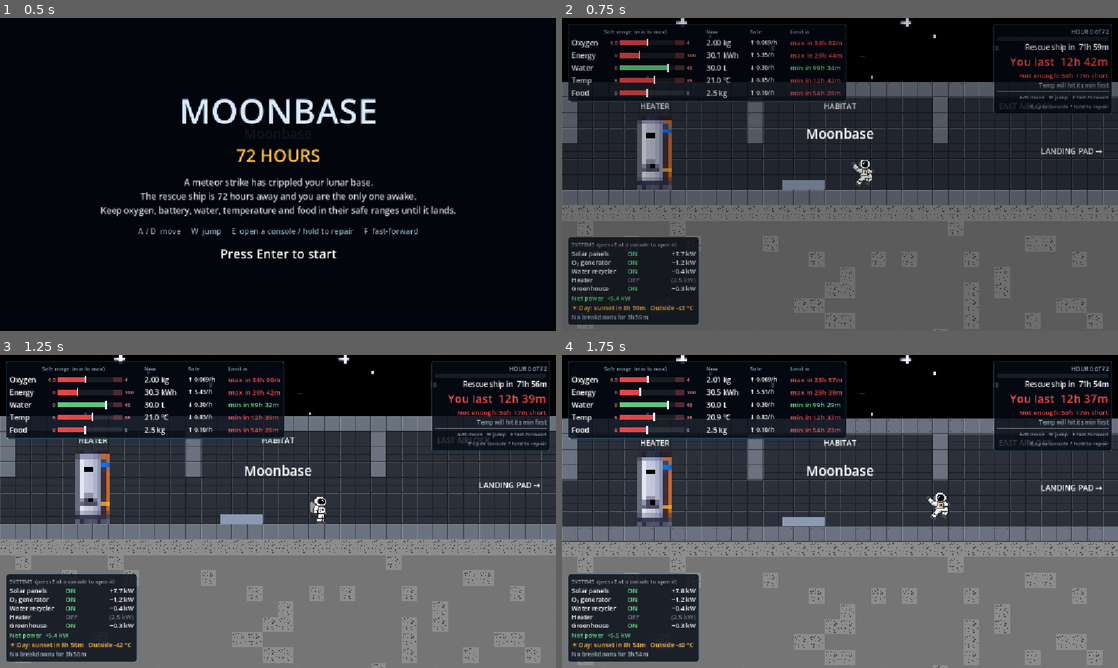
Above: before the commit, frames 1-4 (two rows, left to right).
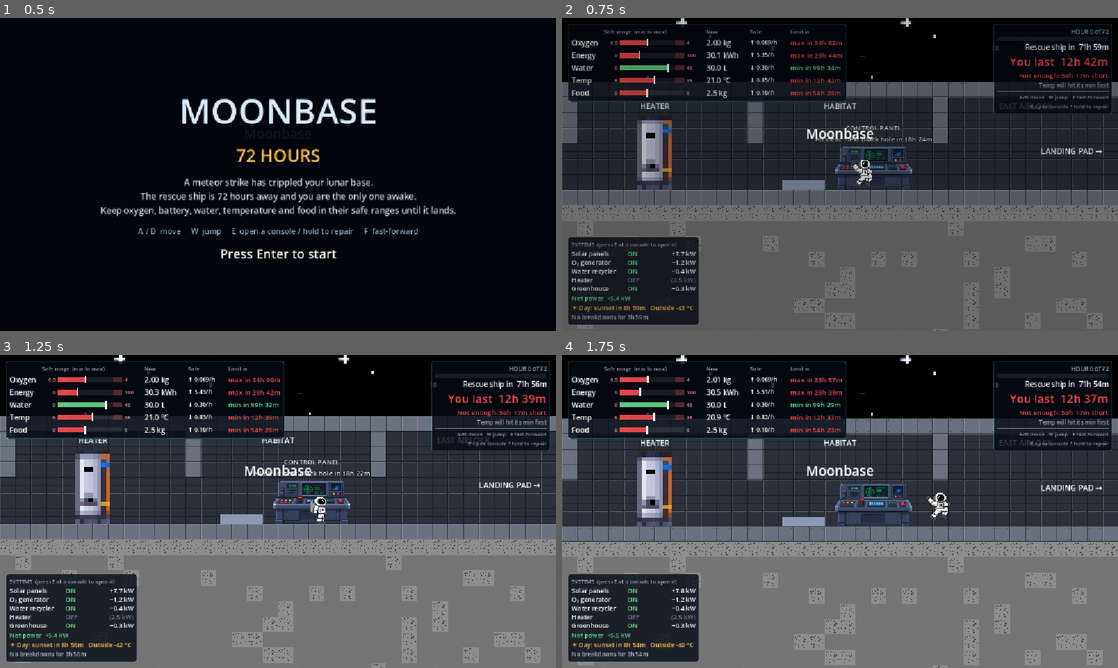
Above: after the commit, the same moments.

Repository: kushmdesai/72-Hours
Game: Godot game, scene res://scenes/main.tscn
Two runs of this game, one before a commit and one after it. Both use one fixed random seed, a clock stepped at 60 frames per second and the inputs below.
Inputs (mouse positions are in pixels of both pictures, inside the frame that each line leads up to):
- Up to frame 1 (0.5 s): no input
- Up to frame 2 (0.75 s): tap Enter (ui_accept) at 0.5 s; move the mouse to (962, 158) at 0.52 s; hold D (move_right) from 0.53 s (still down); hold E (interact) from 0.53 s (still down); click (962, 158) at 0.67 s
- Up to frame 3 (1.25 s): keep holding D (move_right); keep holding E (interact); tap W (jump) at 0.77 s
- Up to frame 4 (1.75 s): keep holding D (move_right); move the mouse to (728, 527) at 1.27 s; release E (interact) at 1.28 s; tap E (interact) at 1.35 s; click (728, 527) at 1.42 s; tap W (jump) at 1.52 s

Frame 1 is identical in both runs. In frame 2, 0.9% of the frame differs, in the area x 45-67%, y 34-55%; in frame 3, 1.2%, in the area x 45-67%, y 33-54%; in frame 4, 1.1%.

Commit message:
Add the Control Panel and black hole events that send you to the tunnels
A black hole now passes every 16-22 in-game hours. Three hours before,
the new Control Panel in the Habitat switches to its danger state, a
banner counts down and the black hole grows in the sky. While it passes
(2 h) you must be in the ice tunnels or you are pulled off the Moon, and
its tides break every machine, so they need repairing when you come back
up. The console art had a solid background, so a see-through copy
(control_panel_normal.png) is used; the danger art can be dropped in as
danger_texture metadata, and until then the panel flashes red.

Co-Authored-By: Claude Opus 5.5 (1M context) <noreply@anthropic.com>

Diff:
--- a/scenes/locations/base.tscn
+++ b/scenes/locations/base.tscn
@@ -14,6 +14,7 @@
 [ext_resource type="Texture2D" path="res://assests/background/oxygen_generator_on.png" id="12_oxygen_on"]
 [ext_resource type="Texture2D" path="res://assests/background/oxygen_generator_off.png" id="13_oxygen_off"]
 [ext_resource type="Texture2D" path="res://assests/background/oxygen_generator_broken.png" id="14_oxygen_broken"]
+[ext_resource type="Texture2D" path="res://assests/background/control_panel_normal.png" id="cp_normal"]
 
 [node name="Base" type="Node2D" unique_id=25766017]
 script = ExtResource("1_vsmf7")
@@ -169,6 +170,16 @@
 mouse_filter = 2
 color = Color(0.55, 0.6, 0.7, 1)
 
+[node name="ControlPanel" type="Node2D" parent="Rooms/Habitat" groups=["control_panels"]]
+position = Vector2(70, 0)
+metadata/normal_texture = ExtResource("cp_normal")
+
+[node name="Screen" type="Sprite2D" parent="Rooms/Habitat/ControlPanel"]
+texture_filter = 1
+position = Vector2(0, -46.5)
+scale = Vector2(1.5, 1.5)
+texture = ExtResource("cp_normal")
+
 [node name="EastAirlock" type="Node2D" parent="Rooms" unique_id=1695864458 groups=["rooms"]]
 position = Vector2(2496, 0)
 metadata/display_name = "East Airlock"
--- /dev/null
+++ b/scripts/danger_events.gd
@@ -0,0 +1,193 @@
+class_name DangerEvents
+extends Node
+## Black holes passing close to the Moon.
+##
+## Every so often a black hole sweeps past. The Control Panel in the Habitat
+## switches to its danger screen `warning_hours` before it arrives, and a
+## banner counts down. While it passes (`duration_hours`) the only safe place
+## is the ice tunnels: anyone outside is pulled off the surface and the game
+## ends. Its tides still shake the base apart, so when it has gone the
+## machines are broken and need repairing.
+##
+## Phases: "calm" -> "warning" -> "active" -> "calm" (next one scheduled).
+
+signal warning_started
+## The black hole arrived (machines break now).
+signal arrived
+signal caught
+signal passed
+
+## When the first black hole arrives, in in-game hours (picked in this range).
+@export var first_hours := Vector2(14.0, 20.0)
+## Hours between one black hole leaving and the next arriving.
+@export var gap_hours := Vector2(16.0, 22.0)
+## How long before arrival the Control Panel warns.
+@export var warning_hours: float = 3.0
+## How long the black hole takes to pass.
+@export var duration_hours: float = 2.0
+
+const TUNNELS := "res://scenes/locations/tunnels.tscn"
+const BLACK_HOLE := preload("res://Pixelated Black Hole.png")
+## What breaks when the black hole passes.
+const DAMAGE := ["dust", "generator_jam", "water_leak", "heater_fault", "blight"]
+
+var phase := "calm"
+## Hour the next (or current) black hole arrives.
+var arrive_hour := 0.0
+## The Main scene (holds `current`, the location the player is in).
+var main: Node
+
+var _rng := RandomNumberGenerator.new()
+var _layer: CanvasLayer
+var _banner: Label
+var _hole: TextureRect
+var _tint: ColorRect
+var _t := 0.0
+
+
+func _ready() -> void:
+	_rng.randomize()
+	if not main:
+		main = get_parent()
+	arrive_hour = _rng.randf_range(first_hours.x, first_hours.y)
+	_build()
+
+
+func _process(delta: float) -> void:
+	_t += delta
+	if Base.ended:
+		_layer.visible = false
+		return
+	var h := Base.hour
+	match phase:
+		"calm":
+			if h >= arrive_hour - warning_hours:
+				phase = "warning"
+				warning_started.emit()
+		"warning":
+			if h >= arrive_hour:
+				phase = "active"
+				arrived.emit()
+				for f: String in DAMAGE:
+					if Base.FAILURE_SITES.has(f):
+						Base.trigger_failure(f)
+		"active":
+			if not sheltered():
+				phase = "calm"
+				caught.emit()
+				return
+			if h >= arrive_hour + duration_hours:
+				phase = "calm"
+				arrive_hour = h + _rng.randf_range(gap_hours.x, gap_hours.y)
+				passed.emit()
+	_update_visuals()
+
+
+## True while the player is down in the ice tunnels.
+func sheltered() -> bool:
+	return main.current != null and main.current.scene_file_path == TUNNELS
+
+
+func in_danger() -> bool:
+	return phase != "calm"
+
+
+func hours_until_arrival() -> float:
+	return maxf(arrive_hour - Base.hour, 0.0)
+
+
+func hours_until_gone() -> float:
+	return maxf(arrive_hour + duration_hours - Base.hour, 0.0)
+
+
+## Text for the Control Panel prompt.
+func status_text() -> String:
+	match phase:
+		"warning":
+			return "DANGER: black hole in %s, shelter in the ice tunnels" % _fmt(hours_until_arrival())
+		"active":
+			return "DANGER: black hole passing, %s left" % _fmt(hours_until_gone())
+	return "All clear: next black hole in %s" % _fmt(hours_until_arrival())
+
+
+func _update_visuals() -> void:
+	# Control panels: swap to the danger art, or flash red if there is none.
+	for panel: Node2D in get_tree().get_nodes_in_group("control_panels"):
+		var sprite := panel.get_node_or_null("Screen") as Sprite2D
+		if not sprite:
+			continue
+		var danger_tex := panel.get_meta("danger_texture") as Texture2D if panel.has_meta("danger_texture") else null
+		var normal_tex := panel.get_meta("normal_texture") as Texture2D if panel.has_meta("normal_texture") else null
+		if in_danger() and danger_tex:
+			sprite.texture = danger_tex
+			sprite.modulate = Color.WHITE
+		else:
+			if normal_tex:
+				sprite.texture = normal_tex
+			var flash := in_danger() and fmod(_t, 0.8) < 0.4
+			sprite.modulate = Color(1.0, 0.45, 0.4) if flash else Color.WHITE
+
+	var flash_on := fmod(_t, 1.0) < 0.6
+	match phase:
+		"calm":
+			_banner.visible = false
+			_hole.visible = false
+			_tint.visible = false
+		"warning":
+			_banner.visible = true
+			_banner.text = "⚠ BLACK HOLE in %s: get to the ice tunnels (hatch on the Landing Pad)" % _fmt(hours_until_arrival())
+			if sheltered():
+				_banner.text = "⚠ BLACK HOLE in %s: you are safe down here, wait it out" % _fmt(hours_until_arrival())
+			_banner.modulate.a = 1.0 if flash_on else 0.7
+			# It grows in the sky as it gets closer (hidden underground).
+			var k := 1.0 - hours_until_arrival() / warning_hours
+			_hole.visible = not sheltered()
+			_hole.scale = Vector2.ONE * lerpf(0.5, 1.6, k)
+			_hole.rotation = _t * 0.3
+			_tint.visible = false
+		"active":
+			_banner.visible = true
+			_banner.text = "BLACK HOLE PASSING OVERHEAD: stay in the tunnels, %s left" % _fmt(hours_until_gone())
+			_banner.modulate.a = 1.0
+			_hole.visible = false
+			_tint.visible = true
+			_tint.color = Color(0.25, 0.0, 0.3, 0.12 + 0.05 * sin(_t * 3.0))
+
+
+func _build() -> void:
+	_layer = CanvasLayer.new()
+	_layer.layer = 8
+	add_child(_layer)
+
+	_tint = ColorRect.new()
+	_tint.set_anchors_preset(Control.PRESET_FULL_RECT)
+	_tint.mouse_filter = Control.MOUSE_FILTER_IGNORE
+	_tint.visible = false
+	_layer.add_child(_tint)
+
+	_hole = TextureRect.new()
+	_hole.texture = BLACK_HOLE
+	_hole.texture_filter = CanvasItem.TEXTURE_FILTER_NEAREST
+	_hole.size = Vector2(100, 100)
+	_hole.pivot_offset = Vector2(50, 50)
+	_hole.position = Vector2(692, 35)
+	_hole.mouse_filter = Control.MOUSE_FILTER_IGNORE
+	_hole.visible = false
+	_layer.add_child(_hole)
+
+	_banner = Label.new()
+	_banner.anchor_left = 0.0
+	_banner.anchor_right = 1.0
+	_banner.offset_top = 178.0
+	_banner.horizontal_alignment = HORIZONTAL_ALIGNMENT_CENTER
+	_banner.add_theme_font_size_override("font_size", 20)
+	_banner.add_theme_color_override("font_color", Color(1.0, 0.55, 0.3))
+	_banner.add_theme_color_override("font_outline_color", Color.BLACK)
+	_banner.add_theme_constant_override("outline_size", 6)
+	_banner.mouse_filter = Control.MOUSE_FILTER_IGNORE
+	_banner.visible = false
+	_layer.add_child(_banner)
+
+
+func _fmt(h: float) -> String:
+	return "%dh %02dm" % [int(h), int(fmod(h, 1.0) * 60.0)]
--- a/scripts/systems_controller.gd
+++ b/scripts/systems_controller.gd
@@ -68,6 +68,7 @@
 var _end_title: Label
 var _blink := 0.0
 var _drops: SupplyDrops
+var _dangers: DangerEvents
 var _toasts: Array[Dictionary] = []
 var _toast_label: Label
 var _speed_label: Label
@@ -91,6 +92,17 @@
 	_drops.pod_landed.connect(_on_pod_landed)
 	_drops.pod_collected.connect(_on_pod_collected)
 	_drops.pod_lost.connect(_on_pod_lost)
+	_dangers = DangerEvents.new()
+	_dangers.main = get_parent()
+	_dangers.process_mode = Node.PROCESS_MODE_PAUSABLE
+	add_child(_dangers)
+	_dangers.warning_started.connect(func() -> void:
+		_toast("Black hole coming! Shelter in the ice tunnels", Color(1.0, 0.55, 0.3)))
+	_dangers.arrived.connect(func() -> void:
+		_shake = 10.0)
+	_dangers.passed.connect(func() -> void:
+		_toast("The black hole has passed: repair the damaged machines", Color(0.6, 1.0, 0.6)))
+	_dangers.caught.connect(_on_caught_by_black_hole)
 	Base.failure_started.connect(_on_failure_started)
 	Base.failure_repaired.connect(_on_failure_repaired)
 	Base.game_over.connect(_on_game_over)
@@ -134,6 +146,12 @@
 			best = d
 			_target = hatch
 			_target_site = "hatch"
+	for panel: Node2D in get_tree().get_nodes_in_group("control_panels"):
+		var d := absf(panel.global_position.x - _player.global_position.x)
+		if d < best:
+			best = d
+			_target = panel
+			_target_site = "control"
 	for vein: Node2D in get_tree().get_nodes_in_group("ice_veins"):
 		var d := absf(vein.global_position.x - _player.global_position.x)
 		if d < best:
@@ -157,6 +175,10 @@
 		return
 	if _target_site == "ice":
 		_handle_drill(delta)
+		return
+	if _target_site == "control":
+		_repair_progress = 0.0
+		_show_prompt("CONTROL PANEL\n" + _dangers.status_text())
 		return
 	var site := "solar" if _target_site == "panel" else _target_site
 	var broken := Base.failures_at(site)
@@ -197,7 +219,7 @@
 func _show_prompt(text: String) -> void:
 	_prompt.text = text
 	_prompt.visible = true
-	_prompt.global_position = _target.global_position + Vector2(-_prompt.size.x / 2.0, -110.0)
+	_prompt.global_position = _target.global_position + Vector2(-_prompt.size.x / 2.0, -95.0 - _prompt.size.y)
 
 
 ## Hold E at an ice vein in the tunnels to drill one load of water. Each load is
@@ -361,6 +383,8 @@
 	for t in _toasts:
 		lines.append(t.text)
 	_toast_label.text = "\n".join(lines)
+	# Make room for the black hole banner (DangerEvents) above the toasts.
+	_toast_label.offset_top = 212.0 if _dangers.in_danger() else 184.0
 	if not _toasts.is_empty():
 		_toast_label.add_theme_color_override("font_color", _toasts[-1].color)
 	# Point at waiting pods so the player knows where to go.
@@ -422,6 +446,12 @@
 	_shake = 14.0
 	_show_end("%s at hour %.1f.\nThe rescue ship was %.1f hours away." % [
 		reason, hour, Base.hours_until_rescue()], false)
+
+
+func _on_caught_by_black_hole() -> void:
+	Base.ended = true
+	_shake = 18.0
+	_show_end("You were outside when the black hole passed at hour %.1f\nand were pulled off the Moon.\nShelter in the ice tunnels when the Control Panel warns you." % Base.hour, false)
 
 
 func _on_game_won() -> void:
Not shown, added: Pixelated Black Hole.png.import
Not shown, added: assests/Pixel-Art Sci-Fi Control Console-1.png.png.import
Binary file added: assests/background/control_panel_normal.png
Not shown, added: assests/background/control_panel_normal.png.import
Not shown, added: scripts/danger_events.gd.uid
Not shown, changed: docs/project-plan.md
